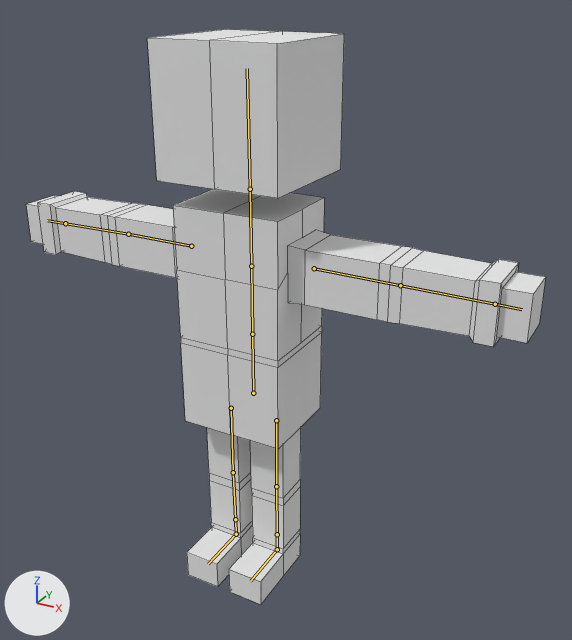
A saved change to the Blender file Characters/Colby.blend.
The view is the same before and after, from a 50 mm lens placed at (5.82, -9.52, 9.35), pointed at (0.31, 0.5, 4.34). The axes (+X, +Y, +Z) are drawn at lower left. The lights are the same throughout. The bones that bend it are drawn over the model as lines. Mesh edges are drawn as thin lines.
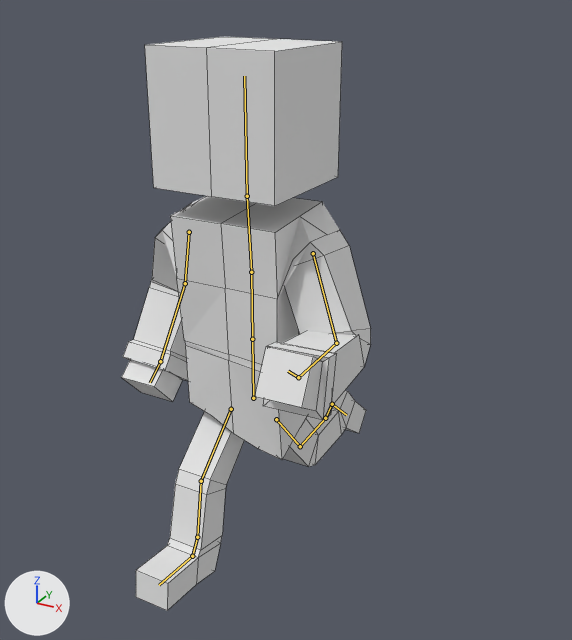
The newer file adds an action. The first version stands in its rest pose; the second is drawn at frame 0 of the action 'Falling'.

Changed parts and their boxes (x1, y1, x2, y2) in the pictures (572 x 640 px):
'Cube', posed (52% narrower): before (26, 29, 546, 604); after (121, 37, 371, 611)
bone 'Bone', root to tip: before (253, 393) to (252, 334); after (253, 398) to (252, 339)
bone 'Bone.002', root to tip: before (251, 266) to (250, 189); after (251, 272) to (247, 196)
bone 'Bone.003', root to tip: before (250, 189) to (247, 68); after (247, 196) to (244, 76)
bone 'Bone.004', root to tip: before (191, 246) to (128, 234); after (189, 232) to (185, 283)
bone 'Bone.005', root to tip: before (128, 234) to (65, 223); after (185, 283) to (160, 361)
bone 'Bone.006', root to tip: before (65, 223) to (47, 220); after (160, 361) to (150, 382)
bone 'Bone.007', root to tip: before (314, 268) to (400, 285); after (313, 253) to (336, 343)
bone 'Bone.008', root to tip: before (400, 285) to (495, 304); after (336, 343) to (298, 377)
bone 'Bone.009', root to tip: before (495, 304) to (522, 309); after (298, 377) to (288, 371)
bone 'Bone.010', root to tip: before (276, 420) to (276, 486); after (276, 419) to (300, 446)
bone 'Bone.011', root to tip: before (276, 486) to (277, 534); after (300, 446) to (325, 418)
bone 'Bone.012', root to tip: before (277, 534) to (277, 549); after (325, 418) to (332, 404)
bone 'Bone.016', root to tip: before (277, 549) to (250, 581); after (332, 404) to (346, 415)
bone 'Bone.013', root to tip: before (231, 408) to (233, 472); after (231, 409) to (201, 481)
bone 'Bone.014', root to tip: before (233, 472) to (235, 519); after (201, 481) to (197, 537)
bone 'Bone.015', root to tip: before (235, 519) to (236, 534); after (197, 537) to (192, 556)
bone 'Bone.017', root to tip: before (236, 534) to (208, 564); after (192, 556) to (159, 585)

What the commit changed:
Bone 'Bone' (bone_bone) moves from (0.0, 0.0, 0.0) to (0.0, -0.09, 0.0).
Bone 'Bone.002' (bone_bone_002) turns from (0, 0, 0) to (0, 0, -3) degrees about its own x, y and z.
Bone 'Bone.003' (bone_bone_003) turns from (0, 0, 0) to (0, 0, -4) degrees about its own x, y and z.
Bone 'Bone.004' (bone_bone_004) moves from (0.0, 0.0, 0.0) to (0.33, 0.0, 0.0).
Bone 'Bone.004' (bone_bone_004) turns from (0, 0, 0) to (-17, -7, 70) degrees about its own x, y and z.
Bone 'Bone.005' (bone_bone_005) turns from (0, 0, 0) to (-10, 16, 51) degrees about its own x, y and z.
Bone 'Bone.006' (bone_bone_006) turns from (0, 0, 0) to (-4, 1, 21) degrees about its own x, y and z.
Bone 'Bone.007' (bone_bone_007) moves from (0.0, 0.0, 0.0) to (-0.33, 0.0, 0.0).
Bone 'Bone.007' (bone_bone_007) turns from (0, 0, 0) to (11, -3, -68) degrees about its own x, y and z.
Bone 'Bone.008' (bone_bone_008) turns from (0, 0, 0) to (2, -20, -84) degrees about its own x, y and z.
Bone 'Bone.009' (bone_bone_009) turns from (0, 0, 0) to (-2, -1, -36) degrees about its own x, y and z.
Bone 'Bone.010' (bone_bone_010) moves from (0.0, 0.0, 0.0) to (0.0, -0.1, 0.0).
Bone 'Bone.010' (bone_bone_010) turns from (0, 0, 0) to (0, 0, -40) degrees about its own x, y and z.
Bone 'Bone.011' (bone_bone_011) turns from (0, 0, 0) to (52, 0, 0) degrees about its own x, y and z.
Bone 'Bone.012' (bone_bone_012) turns from (0, 0, 0) to (26, 0, 0) degrees about its own x, y and z.
Bone 'Bone.016' (bone_bone_016) turns from (0, 0, 0) to (-21, 0, 0) degrees about its own x, y and z.
Bone 'Bone.013' (bone_bone_013) moves from (0.0, 0.0, 0.0) to (0.0, -0.07, 0.0).
Bone 'Bone.013' (bone_bone_013) turns from (0, 0, 0) to (0, 0, 48) degrees about its own x, y and z.
Bone 'Bone.014' (bone_bone_014) turns from (0, 0, 0) to (0, 1, -37) degrees about its own x, y and z.
Bone 'Bone.015' (bone_bone_015) turns from (0, 0, 0) to (-21, 0, 0) degrees about its own x, y and z.
Bone 'Bone.017' (bone_bone_017) turns from (0, 0, 0) to (-26, 0, 0) degrees about its own x, y and z.
